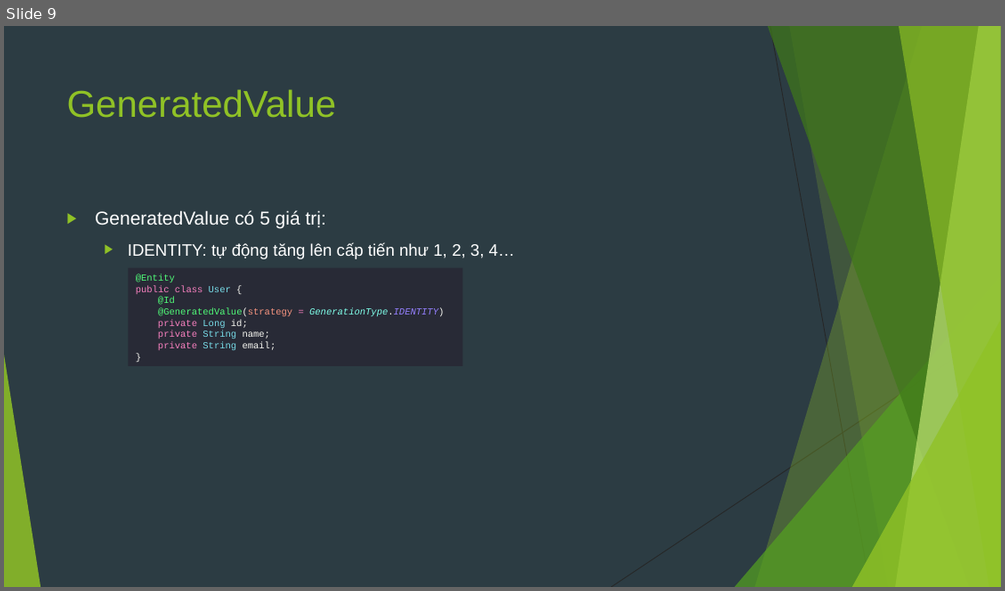
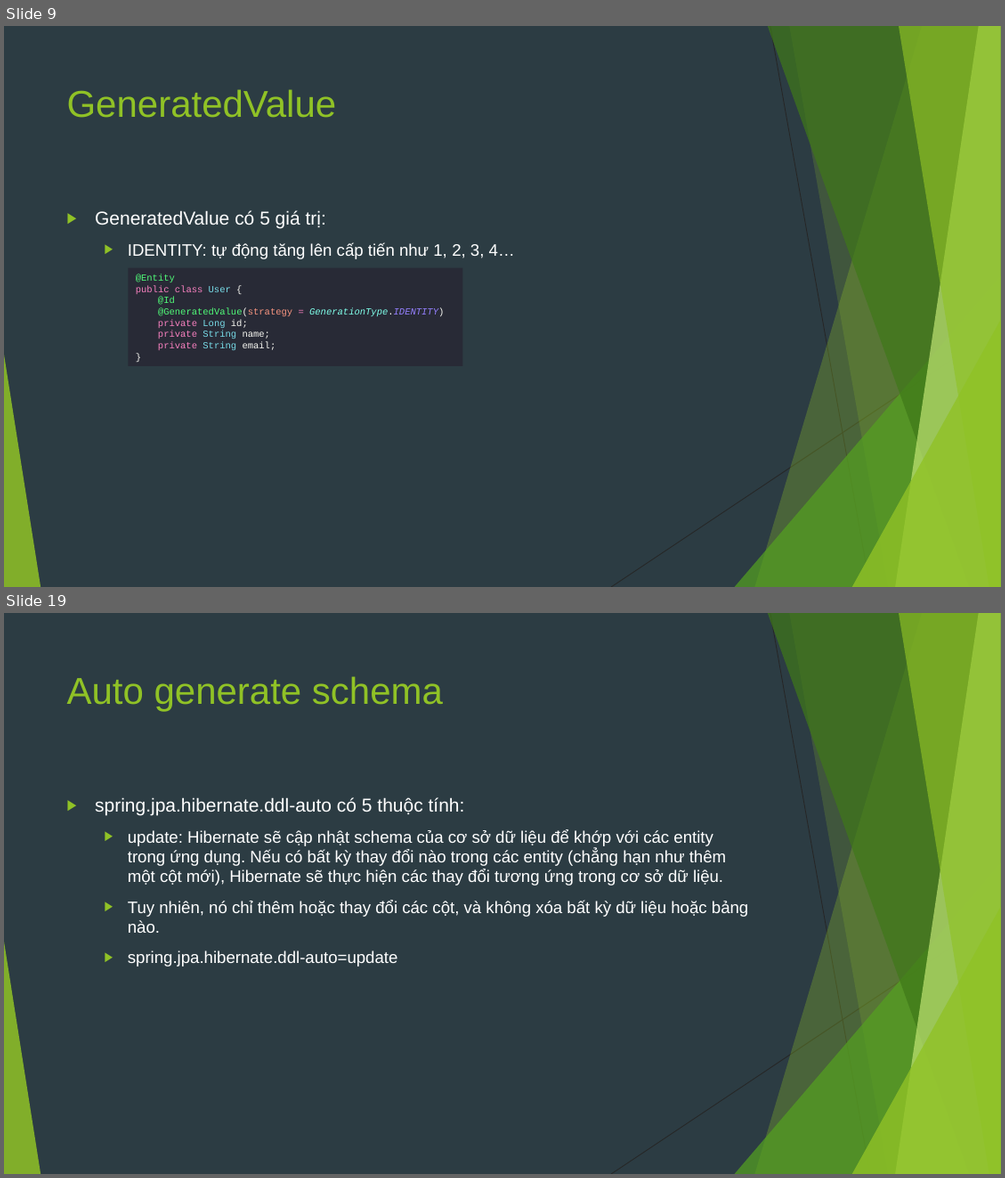
Before and after one commit to sobbingwind/SpringBoot, a slide deck: 07.Spring Data JPA.pptx. Shown one above the other, each under a label of ours: slide 9 before the commit, slides 9 and 19 after it; the slides between them are not shown. The pictures are 1005x591 and 1005x1178 pixels, drawn with LibreOffice and Linux fonts; fonts in the diff are those of the drawing. Boxes give left, top, right and bottom in pixels: in the first picture for what was removed or moved away, otherwise in the second. Text is boxed around its words. In the diff, an @@ line names an element or a change of style, - is before the commit and + after.

```diff
--- a/07.Spring Data JPA.pptx
+++ b/07.Spring Data JPA.pptx
@@ slide 19 added at (4, 613, 1001, 1174), background #2C3C43; not listed: 10 template elements that a slide beside it also shows @@
@@ title added at (67, 676, 443, 711), 36 pt, text #90C226 @@
+Auto generate schema
@@ text added at (95, 797, 748, 966), 16 pt, text #FFFFFF @@
+▶ spring.jpa.hibernate.ddl-auto có 5 thuộc tính:
+  ▶ update: Hibernate sẽ cập nhật schema của cơ sở dữ liệu để khớp với các entity trong ứng dụng. Nếu có bất kỳ thay đổi nào trong các entity (chẳng hạn như thêm một cột mới), Hibernate sẽ thực hiện các thay đổi tương ứng trong cơ sở dữ liệu.
+  ▶ Tuy nhiên, nó chỉ thêm hoặc thay đổi các cột, và không xóa bất kỳ dữ liệu hoặc bảng nào.
+  ▶ spring.jpa.hibernate.ddl-auto=update
```
Also in this commit, not shown: 5 slides changed, 15 other slides added, 21 slides removed.
